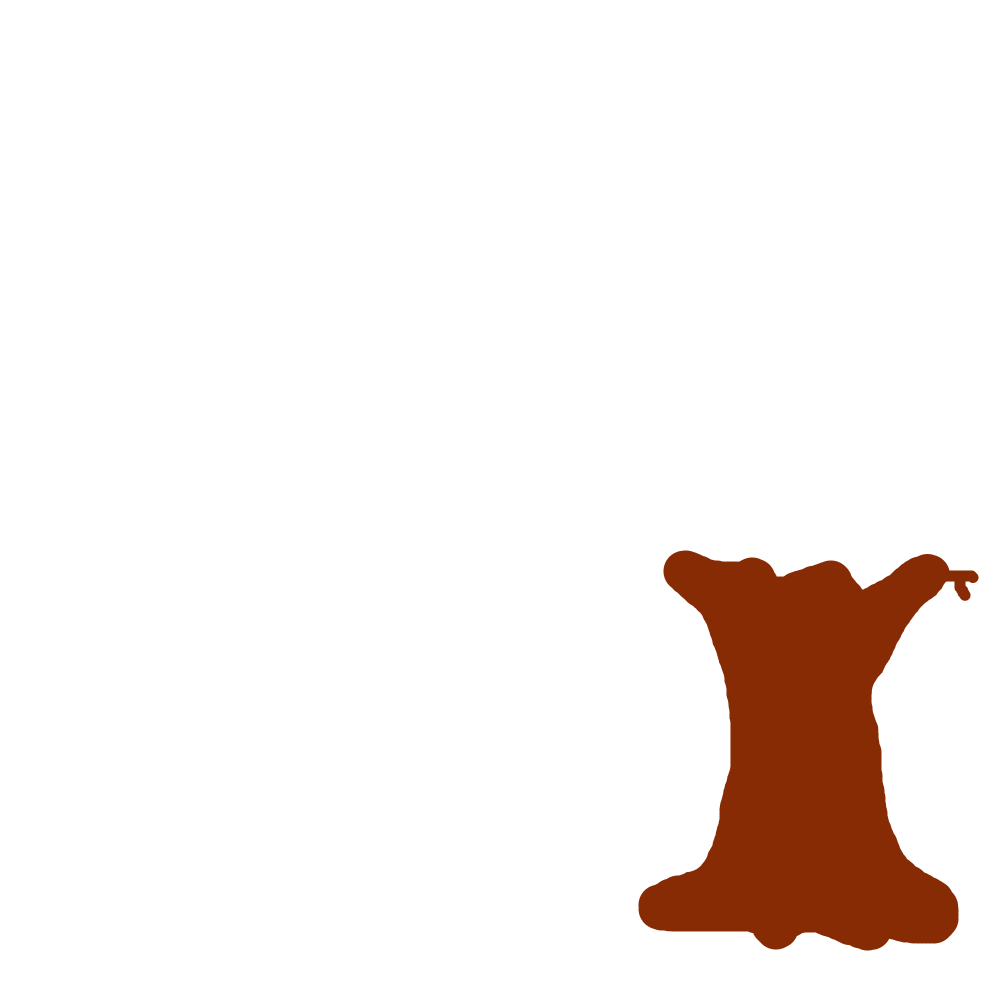
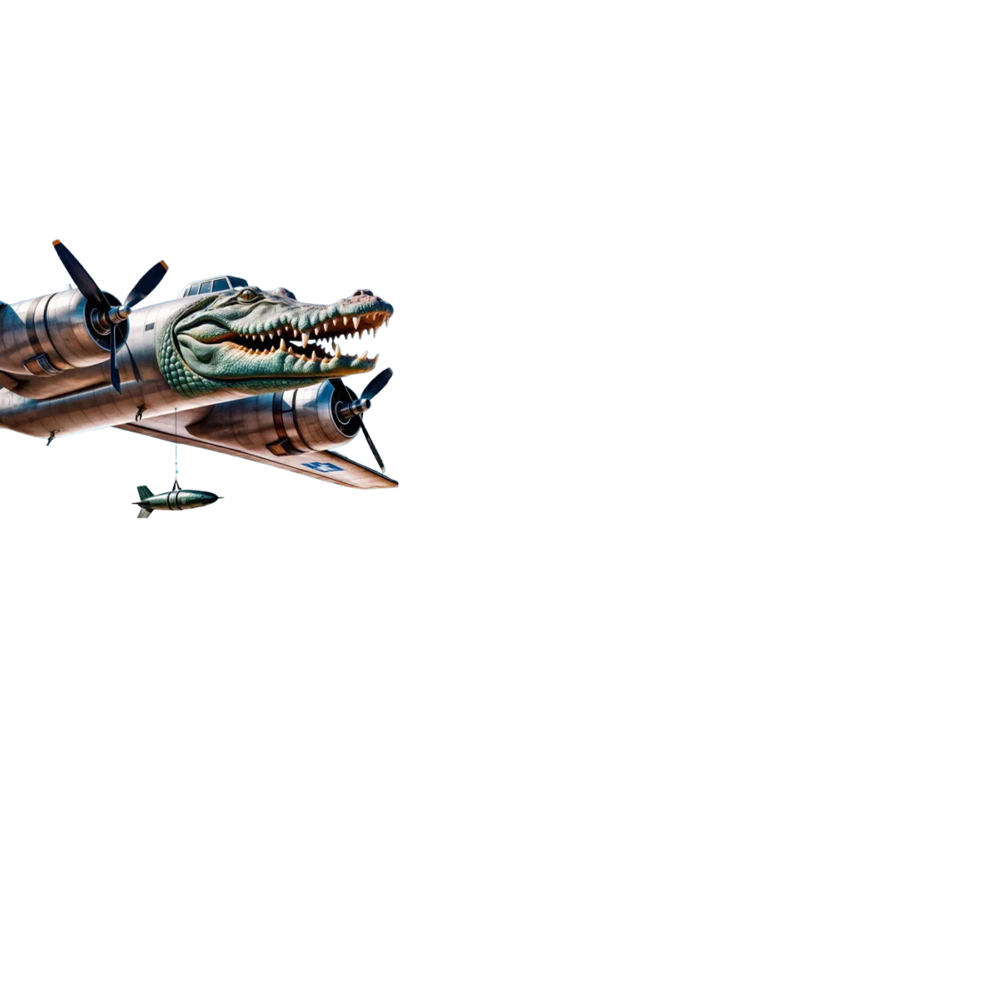
Before/after of a 1000 × 1000 layered artwork. What changed in the layer stack:
hid group "snare" (4 layers) over [638, 550, 979, 951]
painted on "kolog" over [638, 550, 979, 951]
showed group "cymbal" (5 layers) over [0, 239, 399, 519]
showed "bombardino", painted on it over [0, 239, 399, 519]
